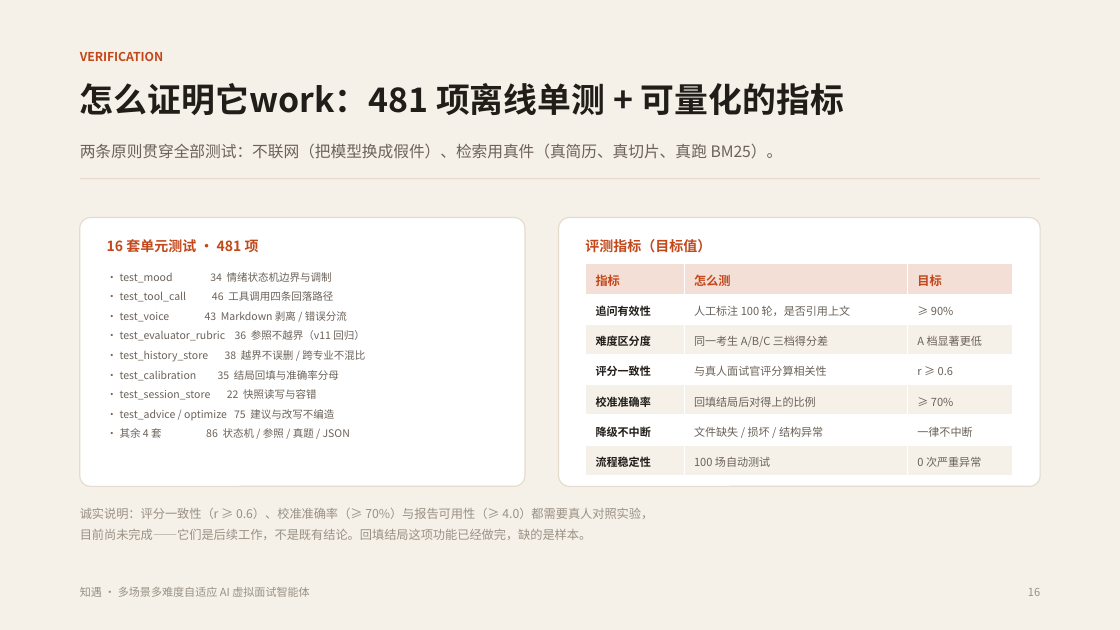
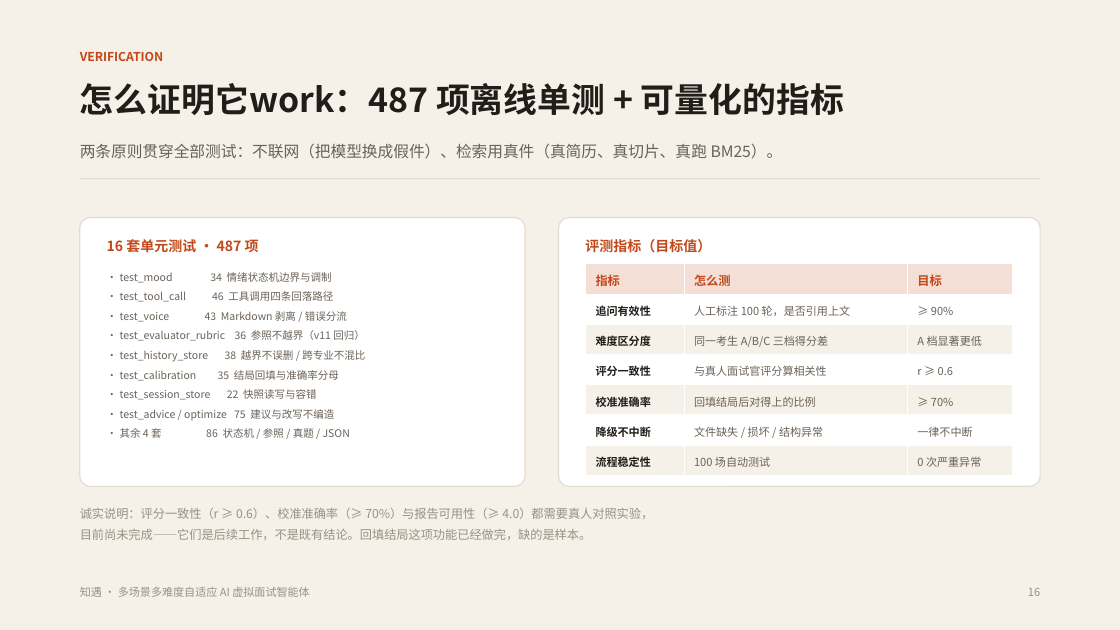
Before and after one commit to shuangxingxi/zhiyu-interview, a slide deck: slide 16 of 知遇-AI虚拟面试官-答辩.pptx. Drawn at 1120x630 pixels with LibreOffice and Linux fonts; fonts in the diff are those of the drawing. Boxes give left, top, right and bottom in pixels: in the first picture for what was removed or moved away, otherwise in the second. Text is boxed around its words. In the diff, an @@ line names an element or a change of style, - is before the commit and + after.

```diff
--- a/知遇-AI虚拟面试官-答辩.pptx
+++ b/知遇-AI虚拟面试官-答辩.pptx
@@ text at [80, 83, 844, 115]: text changed @@
-怎么证明它work：481 项离线单测 + 可量化的指标
+怎么证明它work：487 项离线单测 + 可量化的指标
@@ text at [107, 237, 259, 255]: text changed @@
-16 套单元测试 · 481 项
+16 套单元测试 · 487 项
```
Also in this commit, not shown: 4 other slides changed, 8 other files.
